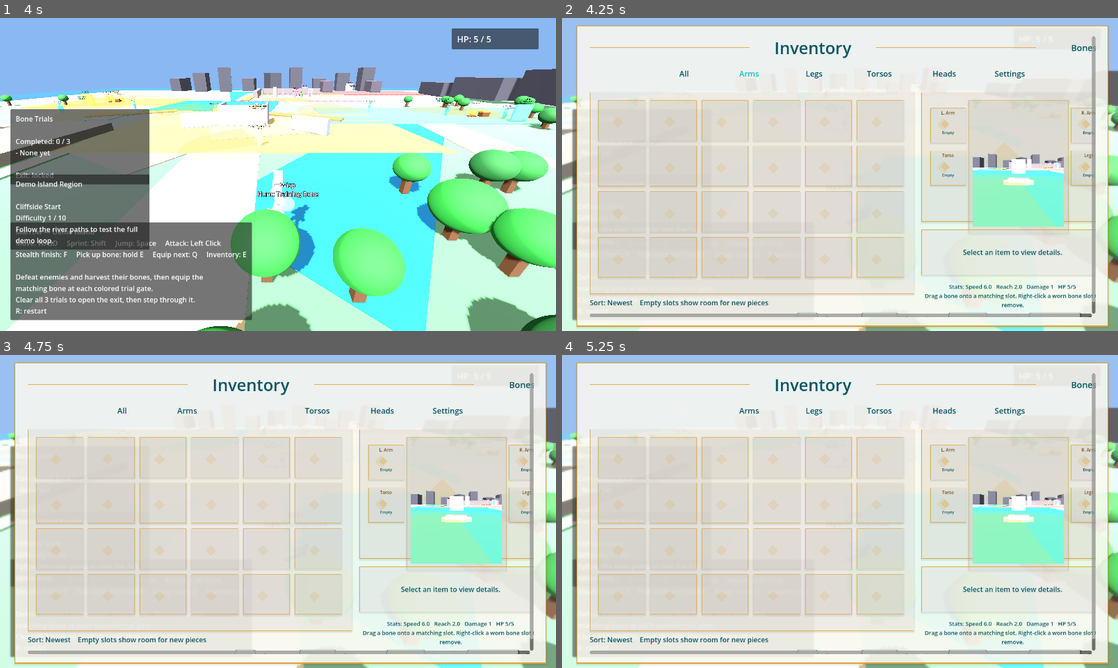
Above: before the commit, frames 1-4 (two rows, left to right).
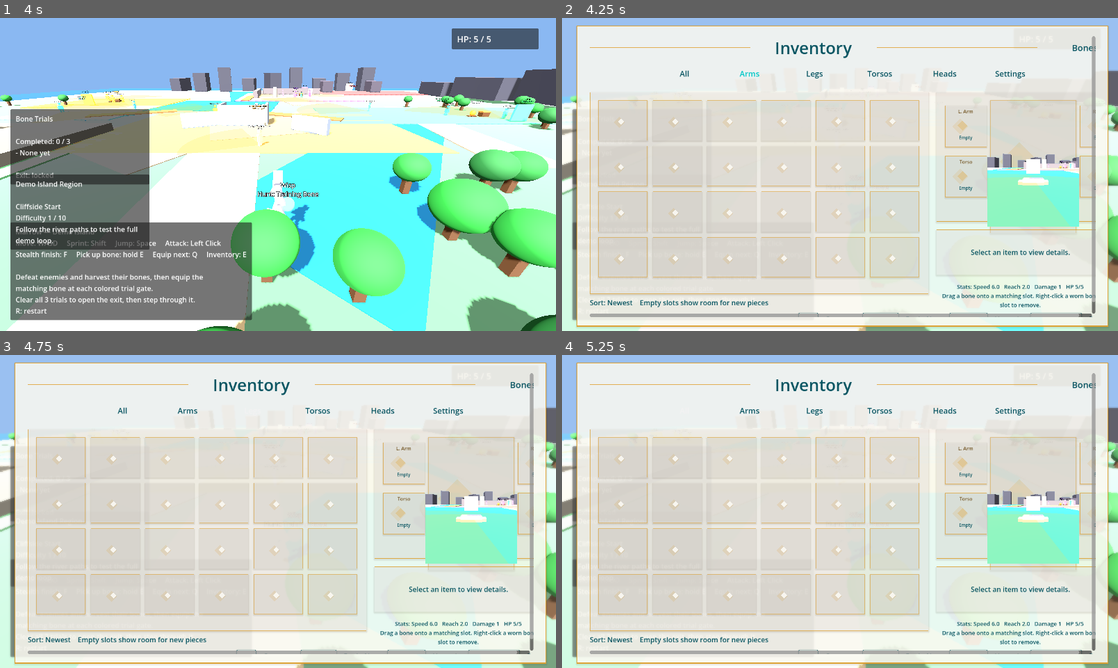
Above: after the commit, the same moments.

Repository: MarrowGameDev/MARROW
Game: Godot game, scene res://scenes/main.tscn
The game is run twice, just before and just after one commit, with the same random seed, the same clock (stepped at 60 frames per second) and the same inputs.
Inputs (mouse positions are in pixels of both pictures, inside the frame that each line leads up to):
- Up to frame 1 (4 s): tap Enter at 0.5 s; move the mouse to (400, 158) at 0.52 s; hold D (move_right) 0.53-1.25 s; tap Q (equip) at 0.6, 2.1, 3.8 s; click (400, 158) at 0.67 s; tap Space (jump) at 0.77, 3.77 s; drag from (166, 190) to (250, 237) at 1.27 s; move the mouse to (333, 105) at 2.02 s; hold D (move_right) 2.03-2.75 s; click (333, 105) at 2.17 s; drag from (250, 237) to (111, 127) at 2.77 s; move the mouse to (444, 221) at 3.52 s; hold A (move_left) from 3.53 s (still down); hold Shift (sprint) from 3.53 s (still down); click (444, 221) at 3.67 s
- Up to frame 2 (4.25 s): keep holding A (move_left); keep holding Shift (sprint); tap Tab (inventory) at 4.15 s
- Up to frame 3 (4.75 s): release A (move_left) at 4.25 s; release Shift (sprint) at 4.25 s; click "Legs" at 4.25 s
- Up to frame 4 (5.25 s): click "All" at 5 s

Frame 1 is identical in both runs. In frame 2, 7.2% of the frame differs, in the area x 9-96%, y 7-96%; in frame 3, 7.2%; in frame 4, 7.2%.

Commit message:
box slot changes and usability

Diff:
--- a/scripts/player_inventory_ui.gd
+++ b/scripts/player_inventory_ui.gd
@@ -1,6 +1,7 @@
 class_name PlayerInventoryUI
 extends Node
 
+const INVENTORY_EMPTY_SLOT_SCRIPT: Script = preload("res://scripts/ui_inventory_empty_slot.gd")
 const CONTROL_SETTINGS_PATH := "user://control_settings.cfg"
 const CONTROL_BINDINGS: Array = [
 	{"action": "move_forward", "label": "Move Forward"},
@@ -149,6 +150,10 @@
 		player.call("unequip_slot", slot)
 
 
+func get_equipped_bone_for_slot(slot: String) -> String:
+	return str(equipped.get(slot, ""))
+
+
 func show_bone_info(bone_id: String) -> void:
 	if hover_info_label == null:
 		return
@@ -522,7 +527,7 @@
 	var min_left_width: int = 190 if very_compact else 300
 	var min_right_width: int = 190 if very_compact else 300
 	var max_right_width: int = mini(560, maxi(min_right_width, body_width - min_left_width))
-	var right_width: int = clampi(int(float(body_width) * 0.36), min_right_width, max_right_width)
+	var right_width: int = clampi(int(float(body_width) * 0.33), min_right_width, max_right_width)
 	var left_width: int = maxi(min_left_width, body_width - right_width)
 	if left_width + right_width > body_width:
 		left_width = maxi(160, body_width - right_width)
@@ -786,24 +791,8 @@
 
 
 func _make_empty_inventory_slot() -> Control:
-	var slot := Control.new()
-	slot.custom_minimum_size = inventory_empty_slot_size
-	slot.mouse_filter = Control.MOUSE_FILTER_IGNORE
-
-	var frame := PanelContainer.new()
-	frame.position = Vector2.ZERO
-	frame.size = inventory_empty_slot_size
-	frame.mouse_filter = Control.MOUSE_FILTER_IGNORE
-	frame.add_theme_stylebox_override("panel", _make_inventory_style(Color(1.0, 1.0, 1.0, 0.12), Color(0.87, 0.63, 0.19, 0.58), 1, 0))
-	slot.add_child(frame)
-
-	var diamond := ColorRect.new()
-	diamond.color = Color(0.87, 0.63, 0.19, 0.16)
-	diamond.position = Vector2((inventory_empty_slot_size.x - 18.0) * 0.5, (inventory_empty_slot_size.y - 18.0) * 0.5)
-	diamond.size = Vector2(18, 18)
-	diamond.rotation = PI / 4.0
-	diamond.mouse_filter = Control.MOUSE_FILTER_IGNORE
-	slot.add_child(diamond)
+	var slot := INVENTORY_EMPTY_SLOT_SCRIPT.new() as InventoryEmptySlot
+	slot.setup(self, inventory_empty_slot_size)
 	return slot
 
 
@@ -875,8 +864,8 @@
 	doll.mouse_filter = Control.MOUSE_FILTER_IGNORE
 
 	var center_frame := PanelContainer.new()
-	center_frame.position = Vector2(88, 0)
-	center_frame.size = Vector2(230, 306)
+	center_frame.position = Vector2(104, 0)
+	center_frame.size = Vector2(198, 306)
 	center_frame.mouse_filter = Control.MOUSE_FILTER_IGNORE
 	center_frame.add_theme_stylebox_override("panel", _make_inventory_style(Color(1.0, 1.0, 1.0, 0.12), Color(0.87, 0.63, 0.19, 0.46), 1, 0))
 	doll.add_child(center_frame)
@@ -890,17 +879,18 @@
 	doll.add_child(ring)
 
 	doll.add_child(_build_character_preview_panel())
-	_place_slot(doll, "left_arm", "L. Arm", Vector2(0, 18))
-	_place_slot(doll, "right_arm", "R. Arm", Vector2(324, 18))
-	_place_slot(doll, "body", "Torso", Vector2(0, 116))
-	_place_slot(doll, "legs", "Legs", Vector2(324, 116))
+	var equip_slot_size := Vector2(96, 96)
+	_place_slot(doll, "left_arm", "L. Arm", Vector2(0, 12), equip_slot_size)
+	_place_slot(doll, "right_arm", "R. Arm", Vector2(310, 12), equip_slot_size)
+	_place_slot(doll, "body", "Torso", Vector2(0, 128), equip_slot_size)
+	_place_slot(doll, "legs", "Legs", Vector2(310, 128), equip_slot_size)
 	return doll
 
 
-func _place_slot(doll: Control, slot: String, short_name: String, pos: Vector2) -> void:
+func _place_slot(doll: Control, slot: String, short_name: String, pos: Vector2, slot_size: Vector2) -> void:
 	var widget := BoneSlotWidget.new()
 	widget.position = pos
-	widget.setup(slot, short_name, self)
+	widget.setup(slot, short_name, self, slot_size)
 	doll.add_child(widget)
 	slot_widgets[slot] = widget
 
--- a/scripts/ui_bone_item.gd
+++ b/scripts/ui_bone_item.gd
@@ -17,7 +17,9 @@
 	player = player_ref
 	var tile_size := Vector2(96, 86)
 	if player != null and player.has_method("get_inventory_tile_size"):
-		tile_size = player.call("get_inventory_tile_size") as Vector2
+		var requested_size: Variant = player.call("get_inventory_tile_size")
+		if typeof(requested_size) == TYPE_VECTOR2:
+			tile_size = requested_size
 	var x_scale := tile_size.x / 96.0
 	var y_scale := tile_size.y / 86.0
 	custom_minimum_size = tile_size
@@ -158,4 +160,4 @@
 
 func _drop_data(_at_position: Vector2, data: Variant) -> void:
 	if player != null and player.has_method("unequip_slot"):
-		player.unequip_slot(data.get("slot", ""))
+		player.unequip_slot(str(data.get("slot", "")))
--- a/scripts/ui_bone_slot.gd
+++ b/scripts/ui_bone_slot.gd
@@ -11,52 +11,57 @@
 var _box: ColorRect
 var _label: Label
 var _slot_label: Label
+var _slot_size: Vector2 = Vector2(82, 80)
 
 
-func setup(slot: String, short: String, player_ref: Node) -> void:
+func setup(slot: String, short: String, player_ref: Node, requested_size: Vector2 = Vector2(96, 96)) -> void:
 	slot_name = slot
 	short_name = short
 	player = player_ref
-	custom_minimum_size = Vector2(82, 80)
+	_slot_size = requested_size
+	var x_scale := _slot_size.x / 82.0
+	var y_scale := _slot_size.y / 80.0
+	var min_scale := minf(x_scale, y_scale)
+	custom_minimum_size = _slot_size
 	process_mode = Node.PROCESS_MODE_ALWAYS
 	mouse_filter = Control.MOUSE_FILTER_STOP
 
 	var frame := PanelContainer.new()
 	frame.position = Vector2(0, 0)
-	frame.size = Vector2(82, 80)
+	frame.size = _slot_size
 	frame.mouse_filter = Control.MOUSE_FILTER_IGNORE
 	frame.add_theme_stylebox_override("panel", _make_slot_style(Color(1.0, 1.0, 1.0, 0.22), Color(0.87, 0.63, 0.19, 0.68), 1))
 	add_child(frame)
 
 	_slot_label = Label.new()
-	_slot_label.position = Vector2(4, 4)
-	_slot_label.size = Vector2(74, 16)
+	_slot_label.position = Vector2(4.0 * x_scale, 5.0 * y_scale)
+	_slot_label.size = Vector2(74.0 * x_scale, 17.0 * y_scale)
 	_slot_label.text = short_name
-	_slot_label.add_theme_font_size_override("font_size", 10)
+	_slot_label.add_theme_font_size_override("font_size", maxi(11, int(10.0 * min_scale)))
 	_slot_label.add_theme_color_override("font_color", Color(0.44, 0.32, 0.12, 1.0))
 	_slot_label.horizontal_alignment = HORIZONTAL_ALIGNMENT_CENTER
 	_slot_label.mouse_filter = Control.MOUSE_FILTER_IGNORE
 	add_child(_slot_label)
 
 	var diamond_back := ColorRect.new()
-	diamond_back.position = Vector2(30, 23)
-	diamond_back.size = Vector2(22, 22)
+	diamond_back.position = Vector2(30.0 * x_scale, 25.0 * y_scale)
+	diamond_back.size = Vector2(22.0 * min_scale, 22.0 * min_scale)
 	diamond_back.rotation = PI / 4.0
 	diamond_back.color = Color(0.87, 0.63, 0.19, 0.14)
 	diamond_back.mouse_filter = Control.MOUSE_FILTER_IGNORE
 	add_child(diamond_back)
 
 	_box = ColorRect.new()
-	_box.position = Vector2(34, 27)
-	_box.size = Vector2(14, 14)
+	_box.position = Vector2(34.0 * x_scale, 29.0 * y_scale)
+	_box.size = Vector2(14.0 * min_scale, 14.0 * min_scale)
 	_box.rotation = PI / 4.0
 	_box.mouse_filter = Control.MOUSE_FILTER_IGNORE
 	add_child(_box)
 
 	_label = Label.new()
-	_label.position = Vector2(5, 50)
-	_label.size = Vector2(72, 27)
-	_label.add_theme_font_size_override("font_size", 9)
+	_label.position = Vector2(6.0 * x_scale, 56.0 * y_scale)
+	_label.size = Vector2(70.0 * x_scale, 28.0 * y_scale)
+	_label.add_theme_font_size_override("font_size", maxi(10, int(9.0 * min_scale)))
 	_label.add_theme_color_override("font_color", Color(0.03, 0.33, 0.38, 1.0))
 	_label.horizontal_alignment = HORIZONTAL_ALIGNMENT_CENTER
 	_label.autowrap_mode = TextServer.AUTOWRAP_WORD_SMART
@@ -73,9 +78,9 @@
 func _on_mouse_entered() -> void:
 	if player == null or not player.has_method("show_bone_info"):
 		return
-	var equipped: Dictionary = player.equipped
-	if equipped.has(slot_name):
-		player.show_bone_info(equipped[slot_name])
+	var bone_id := _equipped_bone_id()
+	if bone_id != "":
+		player.show_bone_info(bone_id)
 
 
 func _on_mouse_exited() -> void:
@@ -85,12 +90,8 @@
 
 # Repaint the square to the worn bone's color, or dark grey when empty.
 func refresh() -> void:
-	var equipped: Dictionary = {}
-	if player != null:
-		equipped = player.equipped
-
-	if equipped.has(slot_name):
-		var bone_id: String = equipped[slot_name]
+	var bone_id := _equipped_bone_id()
+	if bone_id != "":
 		_box.color = BoneDatabase.color(bone_id)
 		_label.text = BoneDatabase.display_name(bone_id)
 	else:
@@ -102,16 +103,16 @@
 func _get_drag_data(_at_position: Vector2) -> Variant:
 	if player == null:
 		return null
-	var equipped: Dictionary = player.equipped
-	if not equipped.has(slot_name):
+	var bone_id := _equipped_bone_id()
+	if bone_id == "":
 		return null
 
-	var bone_id: String = equipped[slot_name]
 	var wrap := Control.new()
 	var rect := ColorRect.new()
 	rect.color = BoneDatabase.color(bone_id)
-	rect.size = Vector2(48, 48)
-	rect.position = Vector2(-24, -24)
+	var preview_size: float = clampf(minf(_slot_size.x, _slot_size.y) * 0.56, 48.0, 64.0)
+	rect.size = Vector2(preview_size, preview_size)
+	rect.position = Vector2(-preview_size * 0.5, -preview_size * 0.5)
 	rect.rotation = PI / 4.0
 	wrap.add_child(rect)
 	set_drag_preview(wrap)
@@ -153,3 +154,15 @@
 	style.shadow_size = 3
 	style.shadow_offset = Vector2(0, 2)
 	return style
+
+
+func _equipped_bone_id() -> String:
+	if player == null:
+		return ""
+	if player.has_method("get_equipped_bone_for_slot"):
+		return str(player.get_equipped_bone_for_slot(slot_name))
+	var equipped_value: Variant = player.get("equipped")
+	if typeof(equipped_value) != TYPE_DICTIONARY:
+		return ""
+	var equipped: Dictionary = equipped_value as Dictionary
+	return str(equipped.get(slot_name, ""))
--- /dev/null
+++ b/scripts/ui_inventory_empty_slot.gd
@@ -0,0 +1,68 @@
+class_name InventoryEmptySlot
+extends Control
+
+var inventory_owner: Node = null
+var slot_size: Vector2 = Vector2(96, 86)
+
+
+func setup(owner_ref: Node, requested_size: Vector2) -> void:
+	inventory_owner = owner_ref
+	slot_size = requested_size
+	custom_minimum_size = slot_size
+	process_mode = Node.PROCESS_MODE_ALWAYS
+	mouse_filter = Control.MOUSE_FILTER_STOP
+
+	var frame := PanelContainer.new()
+	frame.position = Vector2.ZERO
+	frame.size = slot_size
+	frame.mouse_filter = Control.MOUSE_FILTER_IGNORE
+	frame.add_theme_stylebox_override("panel", _make_slot_style(Color(1.0, 1.0, 1.0, 0.12), Color(0.87, 0.63, 0.19, 0.58), 1))
+	add_child(frame)
+
+	var diamond := ColorRect.new()
+	diamond.color = Color(0.87, 0.63, 0.19, 0.16)
+	diamond.position = Vector2((slot_size.x - 18.0) * 0.5, (slot_size.y - 18.0) * 0.5)
+	diamond.size = Vector2(18, 18)
+	diamond.rotation = PI / 4.0
+	diamond.mouse_filter = Control.MOUSE_FILTER_IGNORE
+	add_child(diamond)
+
+	var diamond_inner := ColorRect.new()
+	diamond_inner.color = Color(0.98, 0.975, 0.955, 0.92)
+	diamond_inner.position = Vector2((slot_size.x - 10.0) * 0.5, (slot_size.y - 10.0) * 0.5)
+	diamond_inner.size = Vector2(10, 10)
+	diamond_inner.rotation = PI / 4.0
+	diamond_inner.mouse_filter = Control.MOUSE_FILTER_IGNORE
+	add_child(diamond_inner)
+
+
+func _can_drop_data(_at_position: Vector2, data: Variant) -> bool:
+	if typeof(data) != TYPE_DICTIONARY:
+		return false
+	var drop: Dictionary = data as Dictionary
+	return drop.get("source", "") == "slot" and drop.get("slot", "") != ""
+
+
+func _drop_data(_at_position: Vector2, data: Variant) -> void:
+	if inventory_owner == null or not inventory_owner.has_method("unequip_slot"):
+		return
+	var drop: Dictionary = data as Dictionary
+	inventory_owner.unequip_slot(str(drop.get("slot", "")))
+
+
+func _make_slot_style(bg: Color, border: Color, border_width: int) -> StyleBoxFlat:
+	var style := StyleBoxFlat.new()
+	style.bg_color = bg
+	style.border_color = border
+	style.border_width_left = border_width
+	style.border_width_top = border_width
+	style.border_width_right = border_width
+	style.border_width_bottom = border_width
+	style.content_margin_left = 4
+	style.content_margin_top = 4
+	style.content_margin_right = 4
+	style.content_margin_bottom = 4
+	style.shadow_color = Color(0.21, 0.13, 0.04, 0.10)
+	style.shadow_size = 3
+	style.shadow_offset = Vector2(0, 2)
+	return style
Not shown, added: scripts/ui_inventory_empty_slot.gd.uid
